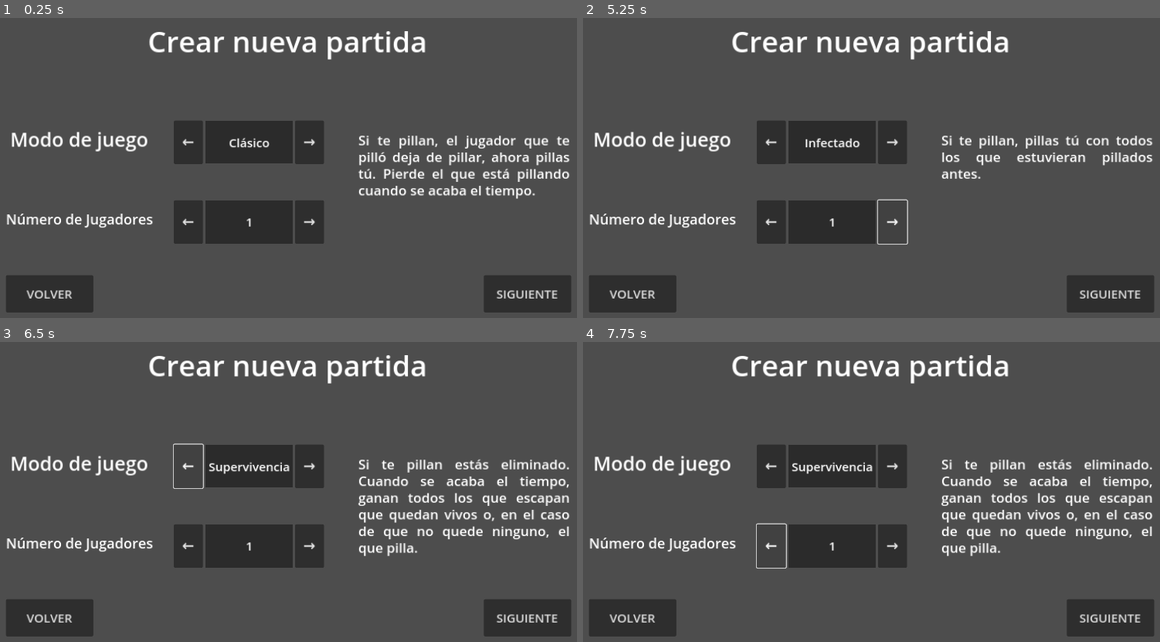
Above: before the commit, frames 1-4 (two rows, left to right).
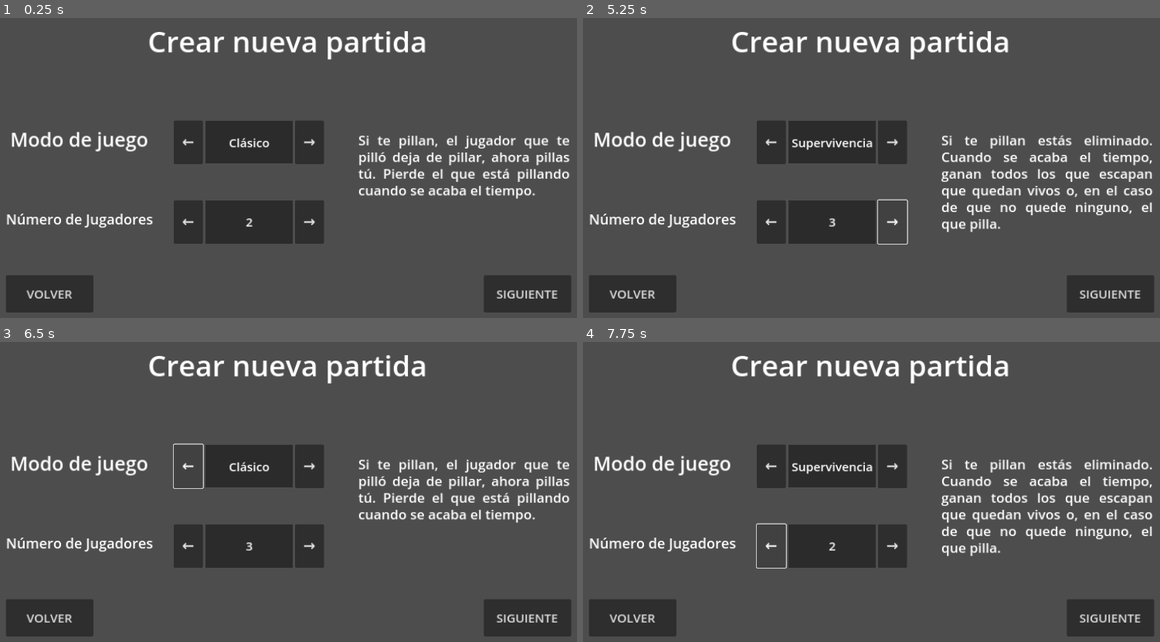
Above: after the commit, the same moments.

Repository: codemonsters/tag-of-war
Game: Godot game, scene res://screens/menu/create_game.tscn
Same seed, same stepped clock (60 frames per second), same inputs: the game is played once before the commit and once after it. This scene is started directly instead of the project's main scene.
Inputs:
- Up to frame 1 (0.25 s): no input
- Up to frame 2 (5.25 s): click "→" at 0.5 s; click "←" at 1.25 s; click "←" at 2 s; click "→" at 2.75 s; click "SIGUIENTE" at 3.5 s; click "VOLVER" at 4.25 s; click "→" at 5 s
- Up to frame 3 (6.5 s): click "←" at 5.75 s
- Up to frame 4 (7.75 s): click "→" at 6.5 s; click "←" at 7.25 s

The runs differ from the first frame. In frame 1, less than 0.1% of the frame differs, in the area x 42-44%, y 66-70%; in frame 2, 3.5%; in frame 3, 3.7%, in the area x 36-99%, y 39-72%; in frame 4, less than 0.1%.

Commit message:
Botones Selección Jugador programados

Diff:
--- a/cliente/src/screens/menu/create_game.gd
+++ b/cliente/src/screens/menu/create_game.gd
@@ -2,6 +2,8 @@
 
 var gamemodes = ["Clásico", "Supervivencia", "Infectado"]
 var gamemodes_index = 0
+var num_player = ["2", "3", "4"]
+var num_player_index = 0
 
 var clasico_descripcion = "Si te pillan, el jugador que te pilló deja de " \
 + "pillar, ahora pillas tú. Pierde el que está pillando cuando se acaba el tiempo."
@@ -58,3 +60,13 @@
 			gamemodes_index += 1
 			$CreateGame/GamemodeNameTxt.text = gamemodes[gamemodes_index]
 			$CreateGame/GamemodeDescriptionTxt.text = gamemode_description[gamemodes_index]
+
+func _on_num_player_l_pressed() -> void:
+	if num_player_index != 0:
+		num_player_index -= 1
+		$CreateGame/PlayerNumTxt.text = num_player[num_player_index]
+
+func _on_num_player_r_pressed() -> void:
+	if num_player_index != 2:
+		num_player_index += 1
+		$CreateGame/PlayerNumTxt.text = num_player[num_player_index]
--- a/cliente/src/screens/menu/create_game.tscn
+++ b/cliente/src/screens/menu/create_game.tscn
@@ -168,23 +168,6 @@
 grow_horizontal = 2
 grow_vertical = 2
 
-[node name="PlayerArrowRTxt" type="Button" parent="CreateGame"]
-layout_mode = 1
-anchors_preset = 8
-anchor_left = 0.5
-anchor_top = 0.5
-anchor_right = 0.5
-anchor_bottom = 0.5
-offset_left = 16.0
-offset_top = 78.0
-offset_right = 76.0
-offset_bottom = 168.0
-grow_horizontal = 2
-grow_vertical = 2
-theme_override_font_sizes/font_size = 30
-text = "→"
-autowrap_mode = 2
-
 [node name="ScreenTitle" type="Label" parent="CreateGame"]
 layout_mode = 1
 anchors_preset = -1
@@ -261,7 +244,7 @@
 horizontal_alignment = 1
 vertical_alignment = 1
 
-[node name="PlayerNumTxt" type="Label" parent="CreateGame"]
+[node name="SelectPlayerNumTxt" type="Label" parent="CreateGame"]
 layout_mode = 1
 anchors_preset = 8
 anchor_left = 0.5
@@ -277,7 +260,7 @@
 theme_override_font_sizes/font_size = 29
 text = "Número de Jugadores"
 
-[node name="PlayerArrowLTxt" type="Button" parent="CreateGame"]
+[node name="NumPlayerL" type="Button" parent="CreateGame"]
 layout_mode = 1
 anchors_preset = 8
 anchor_left = 0.5
@@ -294,6 +277,23 @@
 text = "←"
 autowrap_mode = 2
 
+[node name="NumPlayerR" type="Button" parent="CreateGame"]
+layout_mode = 1
+anchors_preset = 8
+anchor_left = 0.5
+anchor_top = 0.5
+anchor_right = 0.5
+anchor_bottom = 0.5
+offset_left = 16.0
+offset_top = 78.0
+offset_right = 76.0
+offset_bottom = 168.0
+grow_horizontal = 2
+grow_vertical = 2
+theme_override_font_sizes/font_size = 30
+text = "→"
+autowrap_mode = 2
+
 [node name="GamemodeBackground2" type="ColorRect" parent="CreateGame"]
 layout_mode = 1
 anchors_preset = 8
@@ -309,7 +309,7 @@
 grow_vertical = 2
 color = Color(0.169245, 0.169245, 0.169245, 1)
 
-[node name="SelectPlayerNumTxt" type="Label" parent="CreateGame"]
+[node name="PlayerNumTxt" type="Label" parent="CreateGame"]
 layout_mode = 1
 anchors_preset = 8
 anchor_left = 0.5
@@ -323,7 +323,7 @@
 grow_horizontal = 2
 grow_vertical = 2
 theme_override_font_sizes/font_size = 25
-text = "1"
+text = "2"
 horizontal_alignment = 1
 vertical_alignment = 1
 
@@ -360,10 +360,10 @@
 theme_override_font_sizes/font_size = 25
 text = "VOLVER"
 
-[connection signal="pressed" from="CreateGame/PlayerArrowRTxt" to="." method="_on_right_arrow_txt_pressed"]
 [connection signal="pressed" from="CreateGame/LeftArrowTxt" to="." method="_on_left_arrow_txt_pressed"]
 [connection signal="pressed" from="CreateGame/RightArrowTxt" to="." method="_on_right_arrow_txt_pressed"]
-[connection signal="pressed" from="CreateGame/PlayerArrowLTxt" to="." method="_on_left_arrow_txt_pressed"]
+[connection signal="pressed" from="CreateGame/NumPlayerL" to="." method="_on_num_player_l_pressed"]
+[connection signal="pressed" from="CreateGame/NumPlayerR" to="." method="_on_num_player_r_pressed"]
 [connection signal="pressed" from="ButtonNext" to="." method="_on_button_next_pressed"]
 [connection signal="pressed" from="ButtonGoBack" to="." method="_on_button_go_back_pressed"]
 [connection signal="pressed" from="ButtonGoBack" to="." method="_on_button_pressed"]
